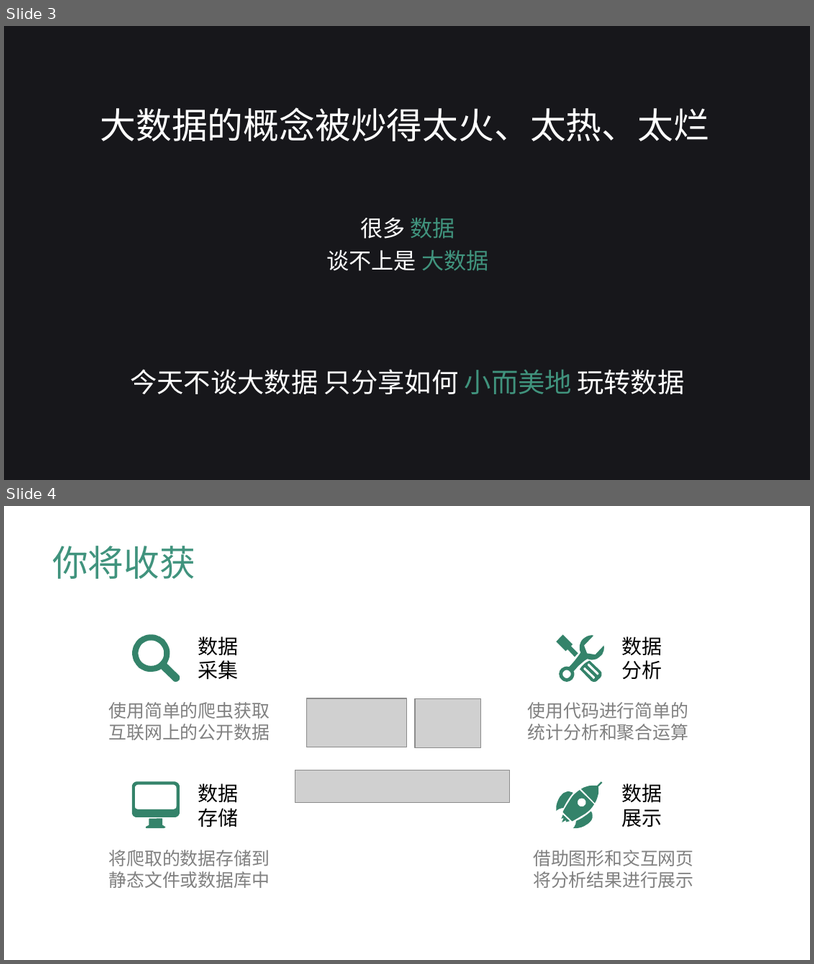
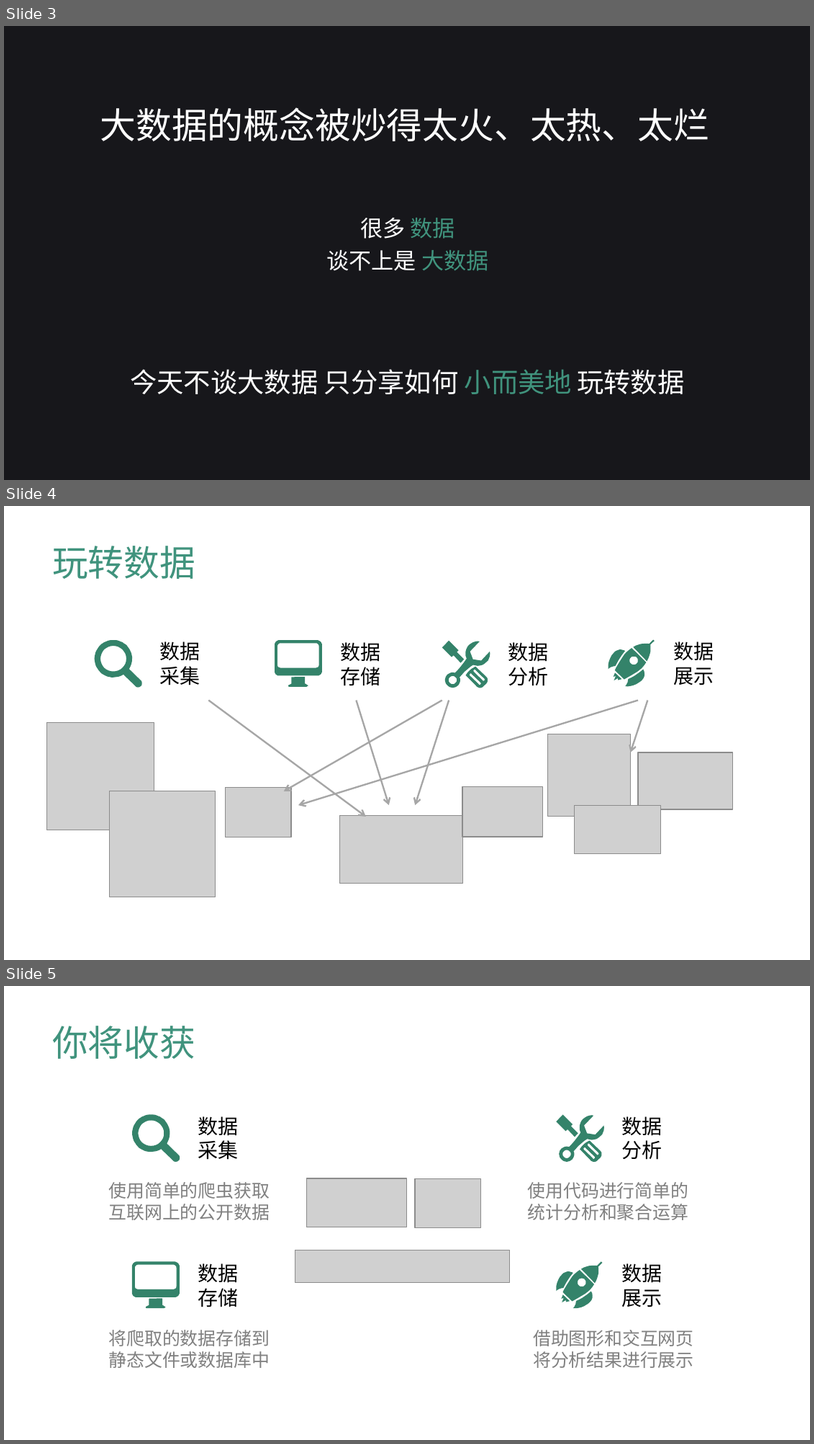
Before and after one commit to Honlan/starwar-visualization, a slide deck: 星战图谱可视化.pptx. Shown one above the other, each under a label of ours: slides 3 and 4 before the commit, slides 3, 4 and 5 after it. The pictures are 814x964 and 814x1444 pixels, drawn with LibreOffice and Linux fonts; fonts in the diff are those of the drawing; grey boxes stand for pictures. Boxes give left, top, right and bottom in pixels: in the first picture for what was removed or moved away, otherwise in the second. Text is boxed around its words. In the diff, an @@ line names an element or a change of style, - is before the commit and + after.

```diff
--- a/星战图谱可视化.pptx
+++ b/星战图谱可视化.pptx
@@ slide 4 added at [4, 506, 810, 960], background #FFFFFF @@
@@ title added at [52, 546, 196, 579], 32 pt, text #40937D @@
+玩转数据
@@ freeform shape added at [94, 640, 142, 687], fill #34836A @@
@@ text added at [160, 641, 201, 685], 18 pt, text #000000 @@
+数据
+采集
@@ freeform shape added at [275, 640, 322, 687], fill #34836A @@
@@ text added at [340, 642, 381, 686], 18 pt, text #000000 @@
+数据
+存储
@@ freeform shape added at [442, 641, 490, 687], fill #34836A @@
@@ text added at [508, 642, 548, 686], 18 pt, text #000000 @@
+数据
+分析
@@ freeform shape added at [609, 640, 655, 687], fill #34836A @@
@@ text added at [674, 641, 715, 685], 18 pt, text #000000 @@
+数据
+展示
@@ arrow added from (208, 700) to (366, 816), #A6A6A6 1.5 pt @@
@@ arrow added from (442, 700) to (284, 790), #A6A6A6 1.5 pt @@
@@ arrow added from (638, 700) to (298, 806), #A6A6A6 1.5 pt @@
@@ arrow added from (356, 700) to (388, 806), #A6A6A6 1.5 pt @@
@@ arrow added from (449, 700) to (415, 806), #A6A6A6 1.5 pt @@
@@ arrow added from (648, 700) to (630, 752), #A6A6A6 1.5 pt @@
@@ picture added at [46, 722, 154, 829] @@
@@ picture added at [548, 734, 630, 816] @@
@@ picture added at [638, 752, 734, 809] @@
@@ picture added at [110, 790, 215, 896] @@
@@ picture added at [226, 788, 292, 836] @@
@@ picture added at [463, 787, 543, 836] @@
@@ picture added at [575, 806, 661, 854] @@
@@ picture added at [340, 815, 463, 883] @@
@@ what was slide 4 is now slide 5 @@
```
Also in this commit, not shown: 4 slides changed, 28 other files.
